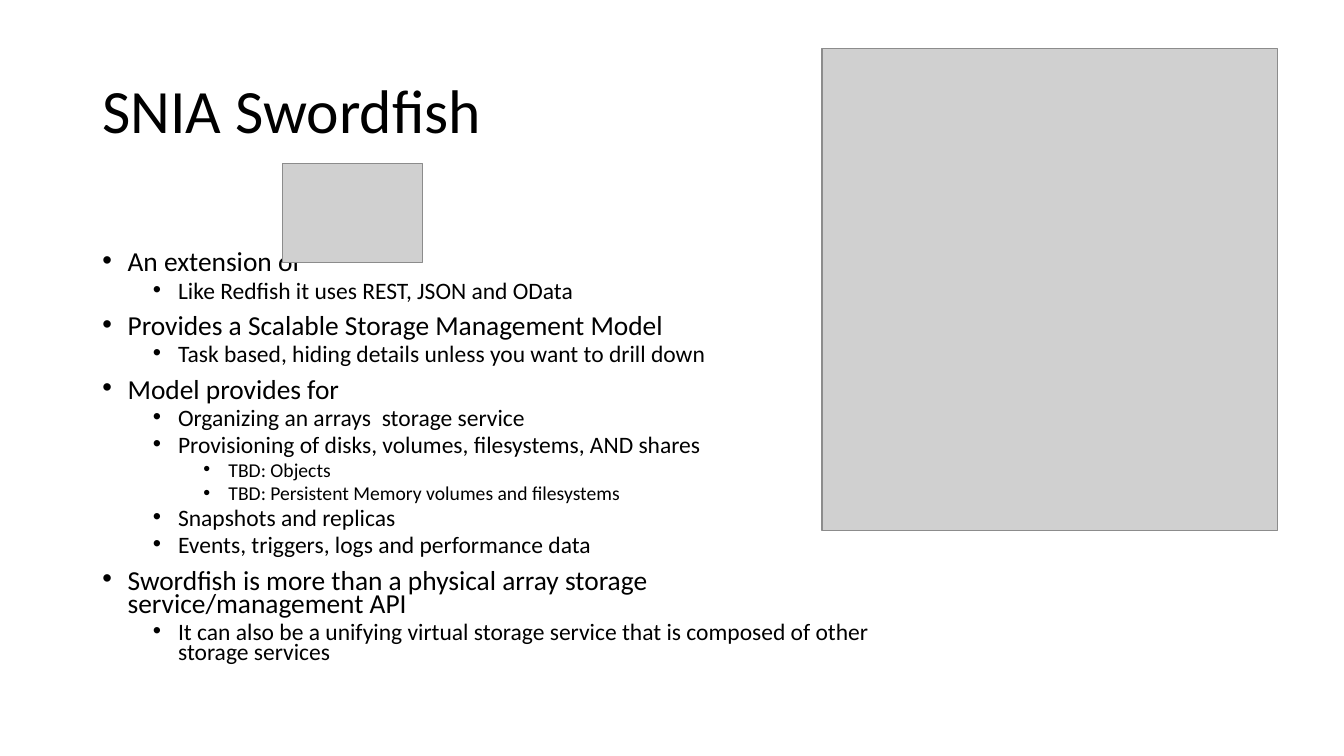
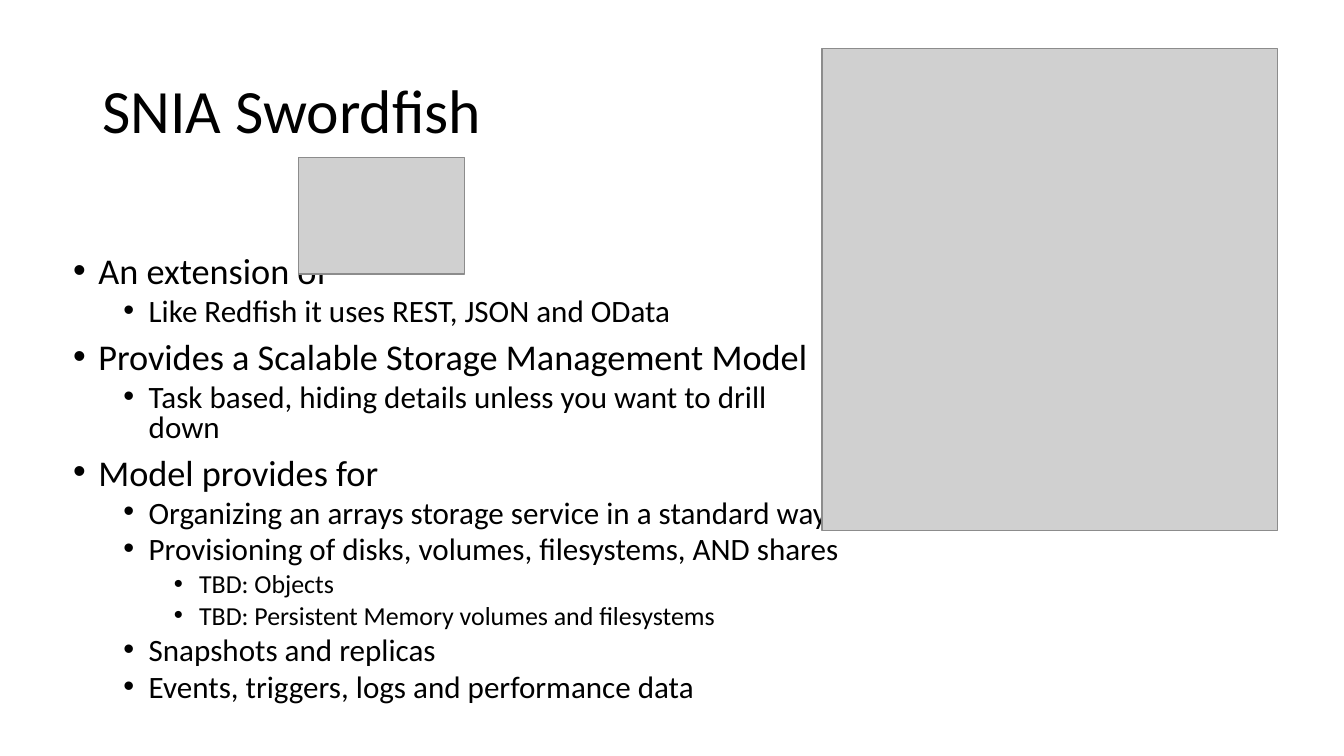
Before and after one commit to SNIA/OSL, a slide deck: slide 12 of Presentations/Orchestration and Swordfish Concepts v1.pptx. Drawn at 1344x756 pixels with LibreOffice and Linux fonts; fonts in the diff are those of the drawing; grey boxes stand for pictures. Boxes give left, top, right and bottom in pixels: in the first picture for what was removed or moved away, otherwise in the second. Text is boxed around its words. In the diff, an @@ line names an element or a change of style, - is before the commit and + after.

Commit message:
Updates v1 slightly
Added some text around Swordfish

```diff
--- a/Presentations/Orchestration and Swordfish Concepts v1.pptx
+++ b/Presentations/Orchestration and Swordfish Concepts v1.pptx
@@ picture: place and size @@
-picture at (282,163,422,262)
+picture at (298,157,464,274)
@@ text "An extension of": place and size @@
-text "An extension of" at (128,248,869,664)
+text "An extension of" at (98,254,838,666)
@@ text at (98,254,838,666): size 19.6 to 25.9 pt in "An extension of", "Provides a Scalable Storage Management Model", "Model provides for"; size 16.8 to 22.2 pt in "Like Redfish it uses REST, JSON and ...", "Task based, hiding details unless you want ...", "Provisioning of disks, volumes, filesystems, AND shares", "Snapshots and replicas" and 1 more places; size 14 to 18.5 pt in "TBD: Objects", "TBD: Persistent Memory volumes and filesystems"; line spacing 0.7 to 0.8 @@
@@ text at (149,497,827,531): text changed; size 16.8 to 22.2 pt @@
-  • Organizing an arrays storage service
+  • Organizing an arrays storage service in a standard way
@@ text at (128,571,869,664): paragraphs removed @@
-• Swordfish is more than a physical array storage service/management API
-  • It can also be a unifying virtual storage service that is composed of other storage services
```
Also in this commit, not shown: 2 other slides changed, 1 slide added.
